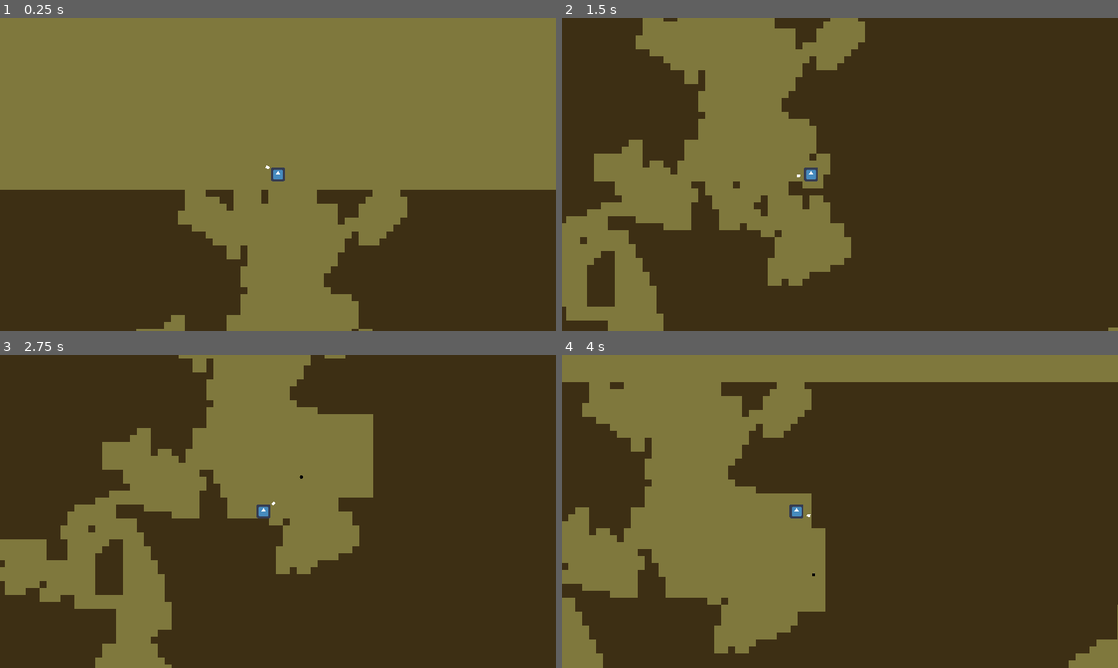
Above: before the commit, frames 1-4 (two rows, left to right).
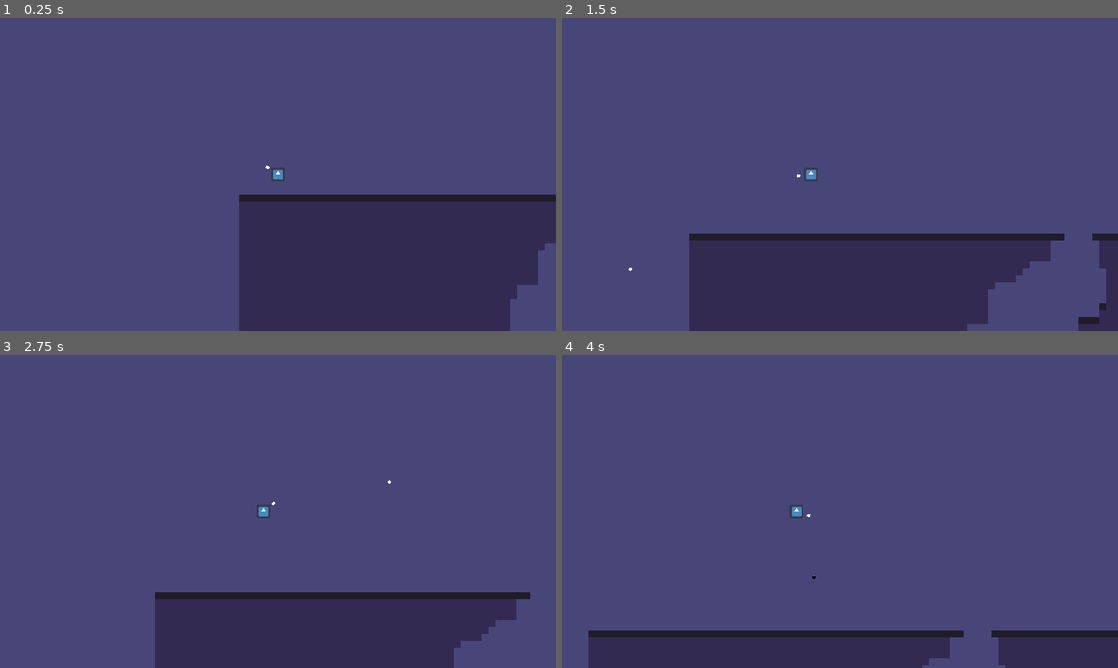
Above: after the commit, the same moments.

Repository: MarinMario/Procedural-Game
Game: Godot game, scene res://World/World.tscn
Two runs of this game, one before a commit and one after it. Both use one fixed random seed, a clock stepped at 60 frames per second and the inputs below. The engine's default icon, where the game draws it, is replaced by a stand-in: a white triangle on a blue panel in a dark square.
Inputs (mouse positions are in pixels of both pictures, inside the frame that each line leads up to):
- Up to frame 1 (0.25 s): no input
- Up to frame 2 (1.5 s): tap Enter (attack) at 0.5 s; move the mouse to (962, 158) at 0.52 s; hold Enter (attack) 0.53-1.28 s; hold Right (ui_right) from 0.53 s (still down); tap Space (jump) at 0.77 s; tap Ctrl (control) at 0.8, 1.35 s; move the mouse to (728, 190) at 1.27 s
- Up to frame 3 (2.75 s): tap Space (jump) at 1.52 s; tap Enter (attack) at 1.55 s; move the mouse to (333, 442) at 2.02 s; release Right (ui_right) at 2.03 s; hold Left (ui_left) from 2.03 s (still down); hold Enter (attack) from 2.03 s (still down); tap Ctrl (control) at 2.3 s
- Up to frame 4 (4 s): move the mouse to (812, 574) at 2.77 s; release Left (ui_left) at 2.78 s; release Enter (attack) at 2.78 s; hold Right (ui_right) from 2.78 s (still down); tap Ctrl (control) at 2.85, 3.8 s; tap Space (jump) at 3.02, 3.77 s; tap Enter (attack) at 3.05 s; move the mouse to (1006, 558) at 3.52 s; hold Enter (attack) from 3.53 s (still down)

The runs differ from the first frame. In frame 1, 100% of the frame differs, in the area x 0-100%, y 0-100%; in frame 2, 100%; in frame 3, 100%; in frame 4, 100%.

Commit message:
feat: bomb detonation

Diff:
--- a/Procedural-Game/Bomb/Bomb.gd
+++ b/Procedural-Game/Bomb/Bomb.gd
@@ -40,6 +40,8 @@
 	spawn_explosion()
 	queue_free()
 
-func _on_ExplodeArea_body_entered(body):
-	if body.name != "Bomb":
+var explode_timer := 0.0
+func _process(delta):
+	explode_timer += delta
+	if Input.is_action_just_pressed("attack") and explode_timer > 0.1:
 		explode()
--- a/Procedural-Game/Bomb/Bomb.tscn
+++ b/Procedural-Game/Bomb/Bomb.tscn
@@ -37,7 +37,7 @@
 gravity_scale = 10.0
 angular_damp = 10.0
 script = ExtResource( 2 )
-destroy_range = 6
+destroy_range = 4
 
 [node name="Sprite" type="Sprite" parent="."]
 position = Vector2( -1.03936, 0.49262 )
--- a/Procedural-Game/Camera/Camera.gd
+++ b/Procedural-Game/Camera/Camera.gd
@@ -6,3 +6,7 @@
 		var direction_x :=  Input.get_action_strength("ui_right") - Input.get_action_strength("ui_left")
 		var direction_y :=  Input.get_action_strength("ui_down") - Input.get_action_strength("ui_up")
 		self.position += Vector2(direction_x, direction_y) * delta * 1000
+		if Input.is_action_pressed("ui_page_up"):
+			self.zoom += Vector2(1,1) * 10 * delta
+		if Input.is_action_pressed("ui_page_down"):
+			self.zoom -= Vector2(1,1) * 10 * delta
--- a/Procedural-Game/LevelGenerator/LevelGenerator.gd
+++ b/Procedural-Game/LevelGenerator/LevelGenerator.gd
@@ -2,12 +2,13 @@
 
 onready var tm: TileMap = get_parent().get_node("CaveTileMap")
 export var width = 200
-export var height = 100
+export var height = 120
 export var tile_size = 2
 
 func _ready():
 	create_block(width, height)
 	random_walk(width, height, width * height, tile_size)
+	add_grass(width, height)
 
 func create_block(w, h):
 	for x in w:
@@ -37,3 +38,9 @@
 	randomize()
 	var cell := Vector2(randi() % w, randi() % h)
 	return cell
+
+func add_grass(w, h):
+	for x in w:
+		for y in h:
+			if tm.get_cell(x, y) == 0 and tm.get_cell(x, y - 1) == -1:
+				tm.set_cell(x, y, 1)
--- a/Procedural-Game/LevelGenerator/LevelGenerator.tscn
+++ b/Procedural-Game/LevelGenerator/LevelGenerator.tscn
@@ -4,3 +4,6 @@
 
 [node name="LevelGenerator" type="Node2D"]
 script = ExtResource( 1 )
+width = 400
+height = 240
+tile_size = 4
--- a/Procedural-Game/Player/Player.gd
+++ b/Procedural-Game/Player/Player.gd
@@ -12,20 +12,19 @@
 
 export var shoot_wait_time := 0.1
 var shoot_timer := 0.0
+var press_attack_count := 0
 
 func _physics_process(delta):
 	var direction_x :=  Input.get_action_strength("ui_right") - Input.get_action_strength("ui_left")
 	velocity.x = direction_x * move_speed
 
-	if Input.is_action_just_pressed("reload"):
-		get_tree().reload_current_scene()
-
 	$SpawnBombPosition.look_at(get_global_mouse_position())
 
 	shoot_timer += delta
-	if Input.is_action_pressed("attack") and shoot_timer > shoot_wait_time:
-		spawn_bomb(500)
-		shoot_timer = 0
+	if Input.is_action_just_pressed("attack"):
+		if press_attack_count % 2 == 0:
+			spawn_bomb(500)
+		press_attack_count += 1
 	if Input.is_action_just_pressed("jump") and jump_times > 0:
 		velocity.y = -jump_force
 		jump_times -= 1
--- a/Procedural-Game/Player/Player.tscn
+++ b/Procedural-Game/Player/Player.tscn
@@ -1,8 +1,7 @@
-[gd_scene load_steps=5 format=2]
+[gd_scene load_steps=4 format=2]
 
 [ext_resource path="res://icon.png" type="Texture" id=1]
 [ext_resource path="res://Player/Player.gd" type="Script" id=2]
-[ext_resource path="res://Camera/Camera.tscn" type="PackedScene" id=3]
 
 [sub_resource type="RectangleShape2D" id=1]
 extents = Vector2( 31.5, 32.5 )
@@ -19,9 +18,6 @@
 [node name="Sprite" type="Sprite" parent="."]
 position = Vector2( 0, -1 )
 texture = ExtResource( 1 )
-
-[node name="Camera" parent="." instance=ExtResource( 3 )]
-zoom = Vector2( 2, 2 )
 
 [node name="SpawnBombPosition" type="Node2D" parent="."]
 position = Vector2( -1.52588e-05, 0.44545 )
--- /dev/null
+++ b/Procedural-Game/World/World.gd
@@ -0,0 +1,6 @@
+extends Node2D
+
+
+func _process(delta):
+	if Input.is_action_just_pressed("reload"):
+		get_tree().reload_current_scene()
--- a/Procedural-Game/World/World.tscn
+++ b/Procedural-Game/World/World.tscn
@@ -1,14 +1,20 @@
-[gd_scene load_steps=4 format=2]
+[gd_scene load_steps=6 format=2]
 
-[ext_resource path="res://Player/Player.tscn" type="PackedScene" id=1]
+[ext_resource path="res://World/World.gd" type="Script" id=1]
 [ext_resource path="res://World/CaveTileMap.tscn" type="PackedScene" id=2]
+[ext_resource path="res://Player/Player.tscn" type="PackedScene" id=3]
+[ext_resource path="res://Camera/Camera.tscn" type="PackedScene" id=4]
 [ext_resource path="res://LevelGenerator/LevelGenerator.tscn" type="PackedScene" id=12]
 
 [node name="World" type="Node2D"]
-
-[node name="Player" parent="." instance=ExtResource( 1 )]
-position = Vector2( 1388.24, -103.071 )
+script = ExtResource( 1 )
 
 [node name="LevelGenerator" parent="." instance=ExtResource( 12 )]
 
+[node name="Player" parent="." instance=ExtResource( 3 )]
+position = Vector2( 179.594, -125.716 )
+
+[node name="Camera" parent="Player" instance=ExtResource( 4 )]
+zoom = Vector2( 2, 2 )
+
 [node name="CaveTileMap" parent="." instance=ExtResource( 2 )]
--- a/Procedural-Game/project.godot
+++ b/Procedural-Game/project.godot
@@ -107,5 +107,5 @@
 
 [rendering]
 
-environment/default_clear_color=Color( 0.501961, 0.47451, 0.243137, 1 )
+environment/default_clear_color=Color( 0.286275, 0.278431, 0.47451, 1 )
 environment/default_environment="res://default_env.tres"
Binary file changed: Procedural-Game/World/CaveTileset.png
